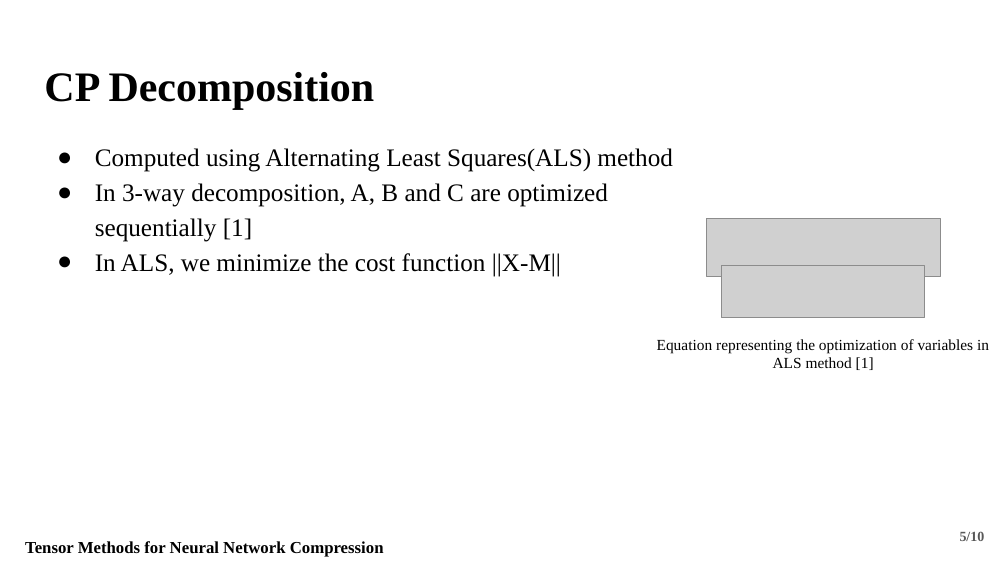
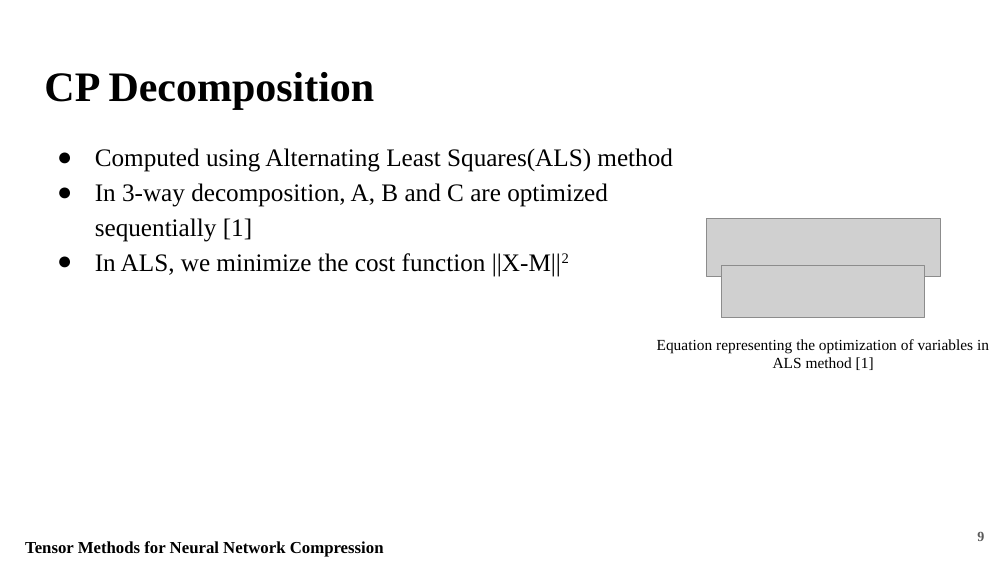
Before and after one commit to Fraunhofer-SCAI/canonical-cnn, a slide deck: slide 9 of Presentation/Fraunhofer_Presentation.pptx (slide 5 before the commit). Drawn at 1008x567 pixels with LibreOffice and Linux fonts; fonts in the diff are those of the drawing; grey boxes stand for pictures. Boxes give left, top, right and bottom in pixels: in the first picture for what was removed or moved away, otherwise in the second. Text is boxed around its words. In the diff, an @@ line names an element or a change of style, - is before the commit and + after.

```diff
--- a/Presentation/Fraunhofer_Presentation.pptx
+++ b/Presentation/Fraunhofer_Presentation.pptx
@@ text at (95, 253, 569, 277): text changed @@
-● In ALS, we minimize the cost function ||X-M||
+● In ALS, we minimize the cost function ||X-M||2
@@ page number at (977, 532, 984, 541): text changed @@
-5/10
+9
```
Also in this commit, not shown: 8 other slides changed, 6 slides added, 1 other file.
